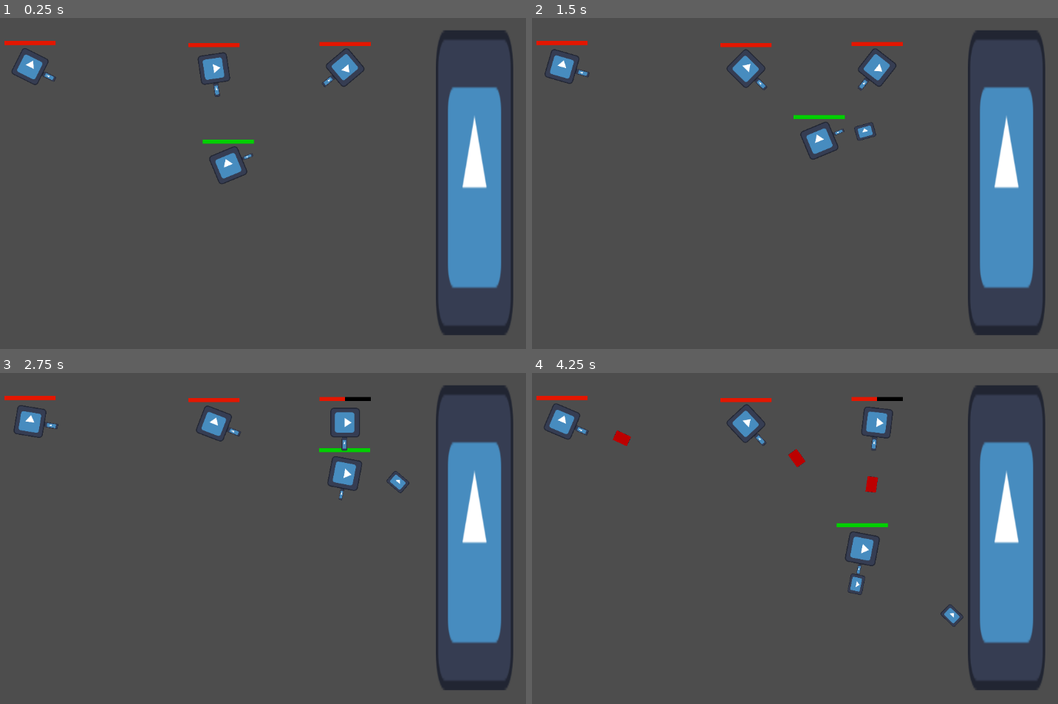
Above: before the commit, frames 1-4 (two rows, left to right).
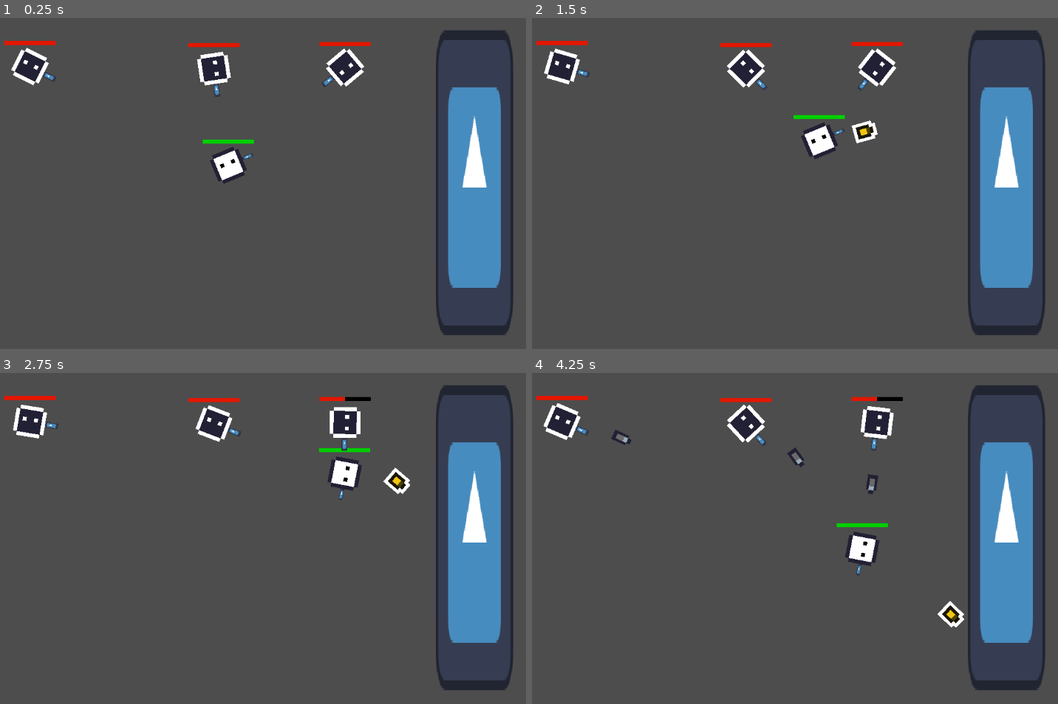
Above: after the commit, the same moments.

Repository: norrlandxyz/skott
Game: Godot game, scene res://bullet_test/bullet_test.tscn
The game is run twice, just before and just after one commit, with the same random seed, the same clock (stepped at 60 frames per second) and the same inputs. This scene is started directly instead of the project's main scene. The engine's default icon, where the game draws it, is replaced by a stand-in: a white triangle on a blue panel in a dark square.
Inputs:
- Up to frame 1 (0.25 s): no input
- Up to frame 2 (1.5 s): hold Right (ui_right) 0.53-1.28 s; hold Space (self_destruct) 0.53-1.28 s; tap Tab (switch) at 0.8, 1.35 s; hold Left (ui_left) from 1.28 s (still down)
- Up to frame 3 (2.75 s): tap Space (self_destruct) at 1.55 s; release Left (ui_left) at 2.03 s; hold Right (ui_right) from 2.03 s (still down); hold Space (self_destruct) from 2.03 s (still down); tap Tab (switch) at 2.3 s
- Up to frame 4 (4.25 s): release Space (self_destruct) at 2.78 s; tap Tab (switch) at 2.85, 3.8 s; tap Space (self_destruct) at 3.05 s; release Right (ui_right) at 3.53 s; hold Left (ui_left) from 3.53 s (still down); hold Space (self_destruct) from 3.53 s (still down)

The runs differ from the first frame. In frame 1, 2.3% of the frame differs, in the area x 2-96%, y 8-82%; in frame 2, 2.5%; in frame 3, 2.5%; in frame 4, 3.0%, in the area x 2-96%, y 9-82%.
Error before the commit: Invalid access of index '0' on a base object of type: 'Array[Node]'. (res://bullet_test/BulletController.gd:39)

Commit message:
Added textures and improved bullet switching

Diff:
--- a/bullet_test/BulletController.gd
+++ b/bullet_test/BulletController.gd
@@ -4,36 +4,65 @@
 
 var bullet = 0
 var oldBullet
-var currentBullet
+var currentBullet = null
+#var bullet_id = null
+
+var bullet_switch_in_array = 0
+
+func pickCurrentBullet(bullet):
+	unPickCurrentBullet()
+	bullet.start_controlls()
+	currentBullet = bullet
+	#bullet_id = bullet.bullet_id
+
+func unPickCurrentBullet():
+	if is_instance_valid(currentBullet):
+		currentBullet.stop_controlls()
 
 func _process(delta):
 	var bullets = get_tree().get_nodes_in_group("bullet")
 
-	if bullets.size() == bullet:
-		bullet = 0
+	if !bullets.is_empty():
+		#if current bullet does not exist, change it to the first bullet
+		if currentBullet == null or is_instance_valid(currentBullet) == false:
+			pickCurrentBullet(bullets[0])
+			bullet_switch_in_array = 0
+		elif bullet_switch_in_array > 0:
+			if bullets.size()-1 < bullet_switch_in_array:
+				bullet_switch_in_array = 0
+			if is_instance_valid(bullets[bullet_switch_in_array]):
+				if is_instance_valid(currentBullet):
+					currentBullet.stop_controlls
+				pickCurrentBullet(bullets[bullet_switch_in_array])
+	#for bullet in bullets:
+	#	bullet.testtext = "retard"
 
-	if bullets.size() > 1:
-		currentBullet = bullets[bullet]
+	#if bullets.size() == bullet:
+	#	bullet = 0
 
-		if currentBullet == null:
-			bullet = 0
-			switchbullet()
+	#if bullets.size() > 1:
+	#	currentBullet = bullets[bullet]
 
-		if currentBullet != oldBullet:
-			switchbullet()
+	#	if currentBullet == null:
+	#		bullet = 0
+	#		switchbullet()
+	#
+	#	if currentBullet != oldBullet:
+	#		switchbullet()
 
 func _input(event):
 	if event.is_action_pressed("switch"):
-		var bullets = get_tree().get_nodes_in_group("bullet")
-		if bullets.size() > bullet:
-			bullet = bullet+1
+		bullet_switch_in_array += 1
+		#var bullets = get_tree().get_nodes_in_group("bullet")
+		#if bullets.size() > bullet:
+		#	bullet = bullet+1
+		#
+		#if bullets.size() == bullet:
+		#	bullet = 0
 
-		if bullets.size() == bullet:
-			bullet = 0
+		#switchbullet()
 
-		switchbullet()
-
-func switchbullet():
-	emit_signal("on", bullet)
-	var bullets = get_tree().get_nodes_in_group("bullet")
-	oldBullet = bullets[bullet]
+#func switchbullet():
+	#emit_signal("on", bullet)
+	#var bullets = get_tree().get_nodes_in_group("bullet")
+	#oldBullet = bullets[bullet]
--- a/bullet_test/Enemy.gd
+++ b/bullet_test/Enemy.gd
@@ -19,7 +19,8 @@
 func _on_hitbox_body_entered(body):
 	print("Enemy:" + str(body) + " entered enemy space!")
 	if body.is_in_group("bullet"):
-		body.queue_free()
+		body.self_destruct(); #Function in bullet
+		#body.queue_free()
 		take_damage(50)
 
 func take_damage(dmg):
--- a/bullet_test/Joakim.gd
+++ b/bullet_test/Joakim.gd
@@ -17,6 +17,8 @@
 @onready var gun_pos = $GunPos
 @onready var start_search_for_bullets_timer = $startSearchForBulletsTimer
 @export var start_search_for_bullets = false;
+
+var bullet_id = 1
 
 
 func _ready():
@@ -73,6 +75,10 @@
 	var bullet = loadBullet.instantiate()
 	bullet.position = gun_pos.global_position
 	bullet.look_at(location)
+	#sets unique id for bullet
+	#bullet.bullet_id = bullet_id
+	#increases next bullet_id by 1
+	bullet_id += 1
 	get_window().call_deferred("add_child", bullet)
 
 func searchForBullets():
--- a/bullet_test/bullet.gd
+++ b/bullet_test/bullet.gd
@@ -10,16 +10,31 @@
 
 var switch = 0
 
-@onready var timer = $Timer
+var destroy_self = false
+var destroy_called = false
+
+#const bullet_id = null
+
+var is_controlling = false
+
+var about_to_explode = false
+
+@onready var initial_timer = $InitialTimer
+@onready var final_timer = $FinalTimer
+
+@onready var animated_sprite_2d = $AnimatedSprite2D
+
+var loadExplosion = preload("res://bullet_test/explosion/explosion.tscn")
+@onready var explosion_pos = $explosion_pos
 
 # Get the gravity from the project settings to be synced with RigidBody nodes.
 #var gravity = ProjectSettings.get_setting("physics/2d/default_gravity")
 
 
 func _ready():
-	timer.start()
+	initial_timer.start()
 	var control = get_tree().get_nodes_in_group("control")[0]
-	control.on.connect(switchbullet)
+	#control.on.connect(switchbullet)
 
 func _input(event):
 	#self_destruct is equal to space key
@@ -28,17 +43,24 @@
 
 #destroys current bullet
 func self_destruct():
+	var explosion = loadExplosion.instantiate()
+	explosion.global_position = explosion_pos.global_position
+	#explosion.look_at(joakim.global_position)
+	get_window().call_deferred("add_child", explosion)
 	queue_free()
 
 #function process input
 func get_input():
-	var bullets = get_tree().get_nodes_in_group("bullet")
+	if is_controlling:
+		#var bullets = get_tree().get_nodes_in_group("bullet")
 
-	if bullets.size() < 2:
-		switch = 1
+		#if bullets.size() < 2:
+		#	switch = 1
 
-	if switch == 1:
+		#if switch == 1:
 		rotation_direction = Input.get_axis("ui_left", "ui_right")
+	else:
+		rotation_direction = 0
 
 func _physics_process(delta):
 	get_input()
@@ -48,14 +70,38 @@
 	rotation_speed = rotation_speed * rotation_speed_amplifier
 	move_and_slide()
 
-func switchbullet(bullet):
-	var bullets = get_tree().get_nodes_in_group("bullet")
+#func switchbullet(bullet):
+	#var bullets = get_tree().get_nodes_in_group("bullet")
 
-	if bullets[bullet] == self:
-		if switch == 0:
-			switch = 1
+	#if bullets[bullet] == self:
+	#	if switch == 0:
+	#		switch = 1
+	#else:
+	#	switch = 0
+
+func _on_initial_timer_timeout():
+	#self_destruct()
+	about_to_explode = true
+	animated_sprite_2d.play("about_to_explode")
+	final_timer.start()
+
+func start_controlls():
+	is_controlling = true
+	if !about_to_explode:
+		animated_sprite_2d.play("selected")
 	else:
-		switch = 0
+		animated_sprite_2d.play("about_to_explode_and_selected")
 
-func _on_timer_timeout():
+func stop_controlls():
+	is_controlling = false
+	if !about_to_explode:
+		animated_sprite_2d.play("default")
+	else:
+		animated_sprite_2d.play("about_to_explode")
+
+
+
+
+
+func _on_final_timer_timeout():
 	self_destruct()
--- a/bullet_test/bullet/bullet.tscn
+++ b/bullet_test/bullet/bullet.tscn
@@ -1,9 +1,75 @@
-[gd_scene load_steps=4 format=3 uid="uid://bmqtjuvs472ld"]
+[gd_scene load_steps=12 format=3 uid="uid://bmqtjuvs472ld"]
 
 [ext_resource type="Script" path="res://bullet_test/bullet.gd" id="1_jf1js"]
 [ext_resource type="Texture2D" uid="uid://43tek07dr3l7" path="res://icon.svg" id="2_87ibu"]
+[ext_resource type="Texture2D" uid="uid://bfgdr5drtcnxx" path="res://texture_test/bullet_small_sheet..png" id="3_hatsy"]
 
 [sub_resource type="RectangleShape2D" id="RectangleShape2D_5g6jx"]
+
+[sub_resource type="AtlasTexture" id="AtlasTexture_j6d84"]
+atlas = ExtResource("3_hatsy")
+region = Rect2(14, 0, 7, 6)
+
+[sub_resource type="AtlasTexture" id="AtlasTexture_y0gx6"]
+atlas = ExtResource("3_hatsy")
+region = Rect2(21, 0, 7, 6)
+
+[sub_resource type="AtlasTexture" id="AtlasTexture_ei8n8"]
+atlas = ExtResource("3_hatsy")
+region = Rect2(7, 0, 7, 6)
+
+[sub_resource type="AtlasTexture" id="AtlasTexture_m16p7"]
+atlas = ExtResource("3_hatsy")
+region = Rect2(14, 0, 7, 6)
+
+[sub_resource type="AtlasTexture" id="AtlasTexture_noguk"]
+atlas = ExtResource("3_hatsy")
+region = Rect2(0, 0, 7, 6)
+
+[sub_resource type="AtlasTexture" id="AtlasTexture_4o2qt"]
+atlas = ExtResource("3_hatsy")
+region = Rect2(7, 0, 7, 6)
+
+[sub_resource type="SpriteFrames" id="SpriteFrames_qpydv"]
+animations = [{
+"frames": [{
+"duration": 1.0,
+"texture": SubResource("AtlasTexture_j6d84")
+}, {
+"duration": 1.0,
+"texture": SubResource("AtlasTexture_y0gx6")
+}],
+"loop": true,
+"name": &"about_to_explode",
+"speed": 10.0
+}, {
+"frames": [{
+"duration": 1.0,
+"texture": SubResource("AtlasTexture_ei8n8")
+}, {
+"duration": 1.0,
+"texture": SubResource("AtlasTexture_m16p7")
+}],
+"loop": true,
+"name": &"about_to_explode_and_selected",
+"speed": 6.0
+}, {
+"frames": [{
+"duration": 1.0,
+"texture": SubResource("AtlasTexture_noguk")
+}],
+"loop": false,
+"name": &"default",
+"speed": 5.0
+}, {
+"frames": [{
+"duration": 1.0,
+"texture": SubResource("AtlasTexture_4o2qt")
+}],
+"loop": false,
+"name": &"selected",
+"speed": 5.0
+}]
 
 [node name="bullet" type="CharacterBody2D" groups=["bullet"]]
 scale = Vector2(2, 1.5)
@@ -13,10 +79,23 @@
 shape = SubResource("RectangleShape2D_5g6jx")
 
 [node name="Sprite2D" type="Sprite2D" parent="."]
+visible = false
 scale = Vector2(0.15, 0.15)
 texture = ExtResource("2_87ibu")
 
-[node name="Timer" type="Timer" parent="."]
-wait_time = 6.0
+[node name="InitialTimer" type="Timer" parent="."]
+wait_time = 4.0
 
-[connection signal="timeout" from="Timer" to="." method="_on_timer_timeout"]
+[node name="AnimatedSprite2D" type="AnimatedSprite2D" parent="."]
+scale = Vector2(3.2, 4)
+sprite_frames = SubResource("SpriteFrames_qpydv")
+
+[node name="explosion_pos" type="Node2D" parent="."]
+position = Vector2(16.5, 0)
+
+[node name="FinalTimer" type="Timer" parent="."]
+wait_time = 2.0
+
+[connection signal="timeout" from="InitialTimer" to="." method="_on_initial_timer_timeout"]
+[connection signal="animation_finished" from="AnimatedSprite2D" to="." method="_on_animated_sprite_2d_animation_finished"]
+[connection signal="timeout" from="FinalTimer" to="." method="_on_final_timer_timeout"]
--- a/bullet_test/bullet_test.tscn
+++ b/bullet_test/bullet_test.tscn
@@ -1,10 +1,11 @@
-[gd_scene load_steps=10 format=3 uid="uid://cip4rr4nl8qc4"]
+[gd_scene load_steps=14 format=3 uid="uid://cip4rr4nl8qc4"]
 
 [ext_resource type="Texture2D" uid="uid://43tek07dr3l7" path="res://icon.svg" id="1_d1am6"]
 [ext_resource type="PackedScene" uid="uid://crx8mcjle3skh" path="res://bullet_test/bullet_controller.tscn" id="1_q6md1"]
 [ext_resource type="Script" path="res://bullet_test/Joakim.gd" id="2_apdg8"]
 [ext_resource type="Script" path="res://bullet_test/ReloadBar.gd" id="3_580jf"]
 [ext_resource type="PackedScene" uid="uid://dks63h70vllvc" path="res://bullet_test/enemy/enemy_node.tscn" id="4_1vd24"]
+[ext_resource type="Texture2D" uid="uid://c5bh7he0vu5a4" path="res://texture_test/playersheet.png" id="5_mnymg"]
 
 [sub_resource type="StyleBoxFlat" id="StyleBoxFlat_jscq5"]
 bg_color = Color(0, 0, 0, 1)
@@ -16,6 +17,28 @@
 
 [sub_resource type="CircleShape2D" id="CircleShape2D_cy8p6"]
 radius = 14.6667
+
+[sub_resource type="AtlasTexture" id="AtlasTexture_nfosu"]
+atlas = ExtResource("5_mnymg")
+region = Rect2(10, 0, 10, 10)
+
+[sub_resource type="AtlasTexture" id="AtlasTexture_4pxrj"]
+atlas = ExtResource("5_mnymg")
+region = Rect2(0, 0, 10, 10)
+
+[sub_resource type="SpriteFrames" id="SpriteFrames_if4rm"]
+animations = [{
+"frames": [{
+"duration": 1.0,
+"texture": SubResource("AtlasTexture_nfosu")
+}, {
+"duration": 1.0,
+"texture": SubResource("AtlasTexture_4pxrj")
+}],
+"loop": true,
+"name": &"default",
+"speed": 5.0
+}]
 
 [node name="bullet test" type="Node2D"]
 
@@ -49,6 +72,7 @@
 shape = SubResource("RectangleShape2D_058jo")
 
 [node name="Sprite2D" type="Sprite2D" parent="Joakim"]
+visible = false
 position = Vector2(-0.0625004, -0.0624999)
 scale = Vector2(0.157227, 0.157227)
 texture = ExtResource("1_d1am6")
@@ -56,7 +80,7 @@
 [node name="startSearchForBulletsTimer" type="Timer" parent="Joakim"]
 
 [node name="Timer" type="Timer" parent="Joakim"]
-wait_time = 2.055
+wait_time = 3.1
 
 [node name="GunPos" type="Node2D" parent="Joakim"]
 position = Vector2(20.3333, -0.666664)
@@ -72,6 +96,10 @@
 [node name="CollisionShape2D" type="CollisionShape2D" parent="Joakim/HitBox"]
 shape = SubResource("CircleShape2D_cy8p6")
 
+[node name="AnimatedSprite2D" type="AnimatedSprite2D" parent="Joakim"]
+scale = Vector2(2.5, 2.5)
+sprite_frames = SubResource("SpriteFrames_if4rm")
+
 [node name="EnemyNode" parent="." instance=ExtResource("4_1vd24")]
 
 [node name="EnemyNode2" parent="." instance=ExtResource("4_1vd24")]
--- a/bullet_test/enemy/enemy_bullet.tscn
+++ b/bullet_test/enemy/enemy_bullet.tscn
@@ -1,12 +1,28 @@
-[gd_scene load_steps=5 format=3 uid="uid://dhsn0gksobddg"]
+[gd_scene load_steps=8 format=3 uid="uid://dhsn0gksobddg"]
 
 [ext_resource type="Script" path="res://bullet_test/EnemyBullet.gd" id="1_817qf"]
 [ext_resource type="Texture2D" uid="uid://43tek07dr3l7" path="res://icon.svg" id="2_qvyqr"]
+[ext_resource type="Texture2D" uid="uid://cwta28xwqapsh" path="res://texture_test/bullet_enemy.png" id="3_157mr"]
 
 [sub_resource type="StyleBoxFlat" id="StyleBoxFlat_nxntv"]
 bg_color = Color(0.737255, 0, 0, 1)
 
 [sub_resource type="RectangleShape2D" id="RectangleShape2D_yjr6r"]
+
+[sub_resource type="AtlasTexture" id="AtlasTexture_7osj4"]
+atlas = ExtResource("3_157mr")
+region = Rect2(0, 0, 5, 4)
+
+[sub_resource type="SpriteFrames" id="SpriteFrames_q5fq6"]
+animations = [{
+"frames": [{
+"duration": 1.0,
+"texture": SubResource("AtlasTexture_7osj4")
+}],
+"loop": true,
+"name": &"default",
+"speed": 5.0
+}]
 
 [node name="EnemyBullet" type="CharacterBody2D" groups=["enemy_bullet"]]
 position = Vector2(397, 168)
@@ -14,10 +30,12 @@
 script = ExtResource("1_817qf")
 
 [node name="Sprite2D" type="Sprite2D" parent="."]
+visible = false
 scale = Vector2(0.160001, 0.16)
 texture = ExtResource("2_qvyqr")
 
 [node name="ProgressBar" type="ProgressBar" parent="."]
+visible = false
 offset_left = -10.0
 offset_top = -10.0
 offset_right = -6.0
@@ -28,3 +46,7 @@
 
 [node name="CollisionShape2D" type="CollisionShape2D" parent="."]
 shape = SubResource("RectangleShape2D_yjr6r")
+
+[node name="AnimatedSprite2D" type="AnimatedSprite2D" parent="."]
+scale = Vector2(5, 5)
+sprite_frames = SubResource("SpriteFrames_q5fq6")
--- a/bullet_test/enemy/enemy_node.tscn
+++ b/bullet_test/enemy/enemy_node.tscn
@@ -1,8 +1,9 @@
-[gd_scene load_steps=8 format=3 uid="uid://dks63h70vllvc"]
+[gd_scene load_steps=13 format=3 uid="uid://dks63h70vllvc"]
 
 [ext_resource type="Script" path="res://bullet_test/EnemyHealth.gd" id="1_3borg"]
 [ext_resource type="Script" path="res://bullet_test/Enemy.gd" id="2_gastu"]
 [ext_resource type="Texture2D" uid="uid://43tek07dr3l7" path="res://icon.svg" id="3_pswj2"]
+[ext_resource type="Texture2D" uid="uid://cjcj8xm7rdfql" path="res://texture_test/enemysheet..png" id="4_cqwrq"]
 
 [sub_resource type="StyleBoxFlat" id="StyleBoxFlat_hgauv"]
 bg_color = Color(0, 0, 0, 1)
@@ -13,6 +14,35 @@
 [sub_resource type="RectangleShape2D" id="RectangleShape2D_7eo2k"]
 
 [sub_resource type="CircleShape2D" id="CircleShape2D_rt6mx"]
+
+[sub_resource type="AtlasTexture" id="AtlasTexture_vcjej"]
+atlas = ExtResource("4_cqwrq")
+region = Rect2(0, 0, 10, 10)
+
+[sub_resource type="AtlasTexture" id="AtlasTexture_cmsyd"]
+atlas = ExtResource("4_cqwrq")
+region = Rect2(10, 0, 10, 10)
+
+[sub_resource type="AtlasTexture" id="AtlasTexture_nwl3y"]
+atlas = ExtResource("4_cqwrq")
+region = Rect2(0, 0, 10, 10)
+
+[sub_resource type="SpriteFrames" id="SpriteFrames_vtkoj"]
+animations = [{
+"frames": [{
+"duration": 1.0,
+"texture": SubResource("AtlasTexture_vcjej")
+}, {
+"duration": 1.0,
+"texture": SubResource("AtlasTexture_cmsyd")
+}, {
+"duration": 1.0,
+"texture": SubResource("AtlasTexture_nwl3y")
+}],
+"loop": true,
+"name": &"default",
+"speed": 5.0
+}]
 
 [node name="EnemyNode" type="Node2D"]
 
@@ -49,6 +79,7 @@
 shape = SubResource("RectangleShape2D_7eo2k")
 
 [node name="Sprite2D" type="Sprite2D" parent="Enemy"]
+visible = false
 scale = Vector2(0.15, 0.15)
 texture = ExtResource("3_pswj2")
 
@@ -58,5 +89,10 @@
 scale = Vector2(2, 2)
 shape = SubResource("CircleShape2D_rt6mx")
 
+[node name="AnimatedSprite2D" type="AnimatedSprite2D" parent="Enemy"]
+scale = Vector2(2.5, 2.5)
+sprite_frames = SubResource("SpriteFrames_vtkoj")
+frame_progress = 0.743591
+
 [connection signal="timeout" from="Enemy/gunPoint/gunEnemyTimer" to="Enemy" method="_on_gun_enemy_timer_timeout"]
 [connection signal="body_entered" from="Enemy/Hitbox" to="Enemy" method="_on_hitbox_body_entered"]
--- /dev/null
+++ b/bullet_test/explosion/explosion.gd
@@ -0,0 +1,12 @@
+extends AnimatedSprite2D
+
+
+# Called when the node enters the scene tree for the first time.
+func _ready():
+	#Start animation
+	self.play("default")
+
+
+func _on_animation_finished():
+	#When animation is ended, KILL YOURSELF
+	queue_free()
--- /dev/null
+++ b/bullet_test/explosion/explosion.tscn
@@ -0,0 +1,77 @@
+[gd_scene load_steps=12 format=3 uid="uid://dbe7wf2oac5oy"]
+
+[ext_resource type="Texture2D" uid="uid://c5y6k7p56efgs" path="res://texture_test/explosionsheet.png" id="1_swd28"]
+[ext_resource type="Script" path="res://bullet_test/explosion/explosion.gd" id="2_byvx4"]
+
+[sub_resource type="AtlasTexture" id="AtlasTexture_tlcee"]
+atlas = ExtResource("1_swd28")
+region = Rect2(0, 0, 10, 10)
+
+[sub_resource type="AtlasTexture" id="AtlasTexture_6mhmv"]
+atlas = ExtResource("1_swd28")
+region = Rect2(10, 0, 10, 10)
+
+[sub_resource type="AtlasTexture" id="AtlasTexture_stnw2"]
+atlas = ExtResource("1_swd28")
+region = Rect2(20, 0, 10, 10)
+
+[sub_resource type="AtlasTexture" id="AtlasTexture_kmih1"]
+atlas = ExtResource("1_swd28")
+region = Rect2(30, 0, 10, 10)
+
+[sub_resource type="AtlasTexture" id="AtlasTexture_6b4dg"]
+atlas = ExtResource("1_swd28")
+region = Rect2(40, 0, 10, 10)
+
+[sub_resource type="AtlasTexture" id="AtlasTexture_few41"]
+atlas = ExtResource("1_swd28")
+region = Rect2(50, 0, 10, 10)
+
+[sub_resource type="AtlasTexture" id="AtlasTexture_b3hjc"]
+atlas = ExtResource("1_swd28")
+region = Rect2(60, 0, 10, 10)
+
+[sub_resource type="AtlasTexture" id="AtlasTexture_pu4bw"]
+atlas = ExtResource("1_swd28")
+region = Rect2(70, 0, 10, 10)
+
+[sub_resource type="SpriteFrames" id="SpriteFrames_ynw5a"]
+animations = [{
+"frames": [{
+"duration": 1.0,
+"texture": SubResource("AtlasTexture_tlcee")
+}, {
+"duration": 1.0,
+"texture": SubResource("AtlasTexture_6mhmv")
+}, {
+"duration": 1.0,
+"texture": SubResource("AtlasTexture_stnw2")
+}, {
+"duration": 1.0,
+"texture": SubResource("AtlasTexture_kmih1")
+}, {
+"duration": 1.0,
+"texture": SubResource("AtlasTexture_6b4dg")
+}, {
+"duration": 1.0,
+"texture": SubResource("AtlasTexture_few41")
+}, {
+"duration": 1.0,
+"texture": SubResource("AtlasTexture_b3hjc")
+}, {
+"duration": 1.0,
+"texture": SubResource("AtlasTexture_pu4bw")
+}],
+"loop": false,
+"name": &"default",
+"speed": 15.0
+}]
+
+[node name="Explosion" type="AnimatedSprite2D"]
+scale = Vector2(5, 5)
+sprite_frames = SubResource("SpriteFrames_ynw5a")
+frame = 7
+frame_progress = 1.0
+script = ExtResource("2_byvx4")
+
+[connection signal="animation_finished" from="." to="." method="_on_animation_finished"]
--- a/menu/index.tscn
+++ b/menu/index.tscn
@@ -40,7 +40,7 @@
 [node name="Settings" type="Button" parent="VBoxContainer"]
 layout_mode = 2
 theme_override_font_sizes/font_size = 38
-text = "Settings
+text = "About
 "
 
 [node name="Exit" type="Button" parent="VBoxContainer"]
--- a/menu/menu.gd
+++ b/menu/menu.gd
@@ -16,7 +16,7 @@
 
 
 func _on_settings_pressed():
-	pass # Replace with function body.
+	get_tree().change_scene_to_file("res://menu/settings.tscn")
 
 
 func _on_exit_pressed():
--- /dev/null
+++ b/menu/settings.tscn
@@ -0,0 +1,51 @@
+[gd_scene load_steps=2 format=3 uid="uid://wlu8jypp8rd7"]
+
+[ext_resource type="Script" path="res://menu/level_select.gd" id="1_uxuur"]
+
+[node name="level_select" type="Control"]
+layout_mode = 3
+anchors_preset = 15
+anchor_right = 1.0
+anchor_bottom = 1.0
+grow_horizontal = 2
+grow_vertical = 2
+script = ExtResource("1_uxuur")
+
+[node name="VBoxContainer" type="VBoxContainer" parent="."]
+layout_mode = 1
+anchors_preset = 8
+anchor_left = 0.5
+anchor_top = 0.5
+anchor_right = 0.5
+anchor_bottom = 0.5
+offset_left = -537.0
+offset_top = -206.0
+offset_right = 537.0
+offset_bottom = 143.0
+grow_horizontal = 2
+grow_vertical = 2
+
+[node name="RichTextLabel" type="RichTextLabel" parent="VBoxContainer"]
+layout_mode = 2
+theme_override_font_sizes/normal_font_size = 50
+bbcode_enabled = true
+text = "[center]About[/center]"
+fit_content = true
+
+[node name="RichTextLabel2" type="RichTextLabel" parent="VBoxContainer"]
+layout_mode = 2
+theme_override_font_sizes/normal_font_size = 28
+text = "Controls:
+- Rotate left/right: Arrow Keys
+- Switch between bullets: Tab
+
+Developed by Joakim & Robin."
+fit_content = true
+
+[node name="Button" type="Button" parent="VBoxContainer"]
+layout_mode = 2
+size_flags_horizontal = 0
+theme_override_font_sizes/font_size = 38
+text = "Back"
+
+[connection signal="pressed" from="VBoxContainer/Button" to="." method="_on_button_pressed"]
--- a/project.godot
+++ b/project.godot
@@ -30,4 +30,5 @@
 
 [rendering]
 
+textures/canvas_textures/default_texture_filter=0
 renderer/rendering_method="gl_compatibility"
--- /dev/null
+++ b/texture_test/graphicstest.tscn
@@ -0,0 +1,107 @@
+[gd_scene load_steps=14 format=3 uid="uid://baqyqakdulukj"]
+
+[ext_resource type="Texture2D" uid="uid://cwta28xwqapsh" path="res://texture_test/bullet_enemy.png" id="1_rop0m"]
+[ext_resource type="Texture2D" uid="uid://dmtsc34hrmb7q" path="res://texture_test/bullet_small_sheet..png" id="3_7yffv"]
+[ext_resource type="Texture2D" uid="uid://c5bh7he0vu5a4" path="res://texture_test/playersheet.png" id="4_3y8qd"]
+[ext_resource type="Texture2D" uid="uid://cjcj8xm7rdfql" path="res://texture_test/enemysheet..png" id="4_vl8nv"]
+[ext_resource type="Texture2D" uid="uid://c5y6k7p56efgs" path="res://texture_test/explosionsheet.png" id="5_sipub"]
+
+[sub_resource type="AtlasTexture" id="AtlasTexture_3gkmg"]
+atlas = ExtResource("4_3y8qd")
+region = Rect2(10, 0, 10, 10)
+
+[sub_resource type="AtlasTexture" id="AtlasTexture_o2wns"]
+atlas = ExtResource("4_3y8qd")
+region = Rect2(0, 0, 10, 10)
+
+[sub_resource type="AtlasTexture" id="AtlasTexture_d5ouq"]
+atlas = ExtResource("4_3y8qd")
+region = Rect2(10, 0, 10, 10)
+
+[sub_resource type="SpriteFrames" id="SpriteFrames_4orxw"]
+animations = [{
+"frames": [{
+"duration": 1.0,
+"texture": SubResource("AtlasTexture_3gkmg")
+}, {
+"duration": 1.0,
+"texture": SubResource("AtlasTexture_o2wns")
+}, {
+"duration": 1.0,
+"texture": SubResource("AtlasTexture_d5ouq")
+}],
+"loop": true,
+"name": &"default",
+"speed": 5.0
+}]
+
+[sub_resource type="AtlasTexture" id="AtlasTexture_vmb6n"]
+atlas = ExtResource("3_7yffv")
+region = Rect2(14, 0, 7, 6)
+
+[sub_resource type="AtlasTexture" id="AtlasTexture_h7srp"]
+atlas = ExtResource("3_7yffv")
+region = Rect2(7, 0, 7, 6)
+
+[sub_resource type="AtlasTexture" id="AtlasTexture_ontr7"]
+atlas = ExtResource("3_7yffv")
+region = Rect2(0, 0, 7, 6)
+
+[sub_resource type="SpriteFrames" id="SpriteFrames_ous7s"]
+animations = [{
+"frames": [{
+"duration": 1.0,
+"texture": SubResource("AtlasTexture_vmb6n")
+}, {
+"duration": 1.0,
+"texture": SubResource("AtlasTexture_h7srp")
+}, {
+"duration": 1.0,
+"texture": SubResource("AtlasTexture_ontr7")
+}],
+"loop": true,
+"name": &"default",
+"speed": 5.0
+}]
+
+[node name="graphicstest" type="Node2D"]
+
+[node name="BulletEnemy" type="Sprite2D" parent="."]
+texture_filter = 1
+position = Vector2(313, 161)
+scale = Vector2(10, 10)
+texture = ExtResource("1_rop0m")
+
+[node name="BulletSmallSheet" type="Sprite2D" parent="."]
+texture_filter = 1
+position = Vector2(385, 225)
+scale = Vector2(10, 10)
+texture = ExtResource("3_7yffv")
+
+[node name="Playersheet2" type="Sprite2D" parent="."]
+texture_filter = 1
+position = Vector2(694, 190)
+scale = Vector2(10, 10)
+texture = ExtResource("4_3y8qd")
+
+[node name="Player" type="AnimatedSprite2D" parent="."]
+position = Vector2(645, 306)
+scale = Vector2(10, 10)
+sprite_frames = SubResource("SpriteFrames_4orxw")
+frame_progress = 0.311396
+
+[node name="Bullet" type="AnimatedSprite2D" parent="."]
+position = Vector2(320, 305)
+scale = Vector2(10, 10)
+sprite_frames = SubResource("SpriteFrames_ous7s")
+frame_progress = 0.428348
+
+[node name="Enemysheet" type="Sprite2D" parent="."]
+position = Vector2(944, 198)
+scale = Vector2(10, 10)
+texture = ExtResource("4_vl8nv")
+
+[node name="Explosionsheet" type="Sprite2D" parent="."]
+position = Vector2(571, 462)
+scale = Vector2(10, 10)
+texture = ExtResource("5_sipub")
Binary file added: bullet_test/bullet_small_sheet..png
Not shown, added: bullet_test/bullet_small_sheet..png.import
Binary file added: texture_test/bullet_enemy.png
Not shown, added: texture_test/bullet_enemy.png.import
Binary file added: texture_test/bullet_small_sheet..png
Not shown, added: texture_test/bullet_small_sheet..png.import
Binary file added: texture_test/enemysheet..png
Not shown, added: texture_test/enemysheet..png.import
Binary file added: texture_test/explosionsheet.png
Not shown, added: texture_test/explosionsheet.png.import
Binary file added: texture_test/playersheet.png
Not shown, added: texture_test/playersheet.png.import
